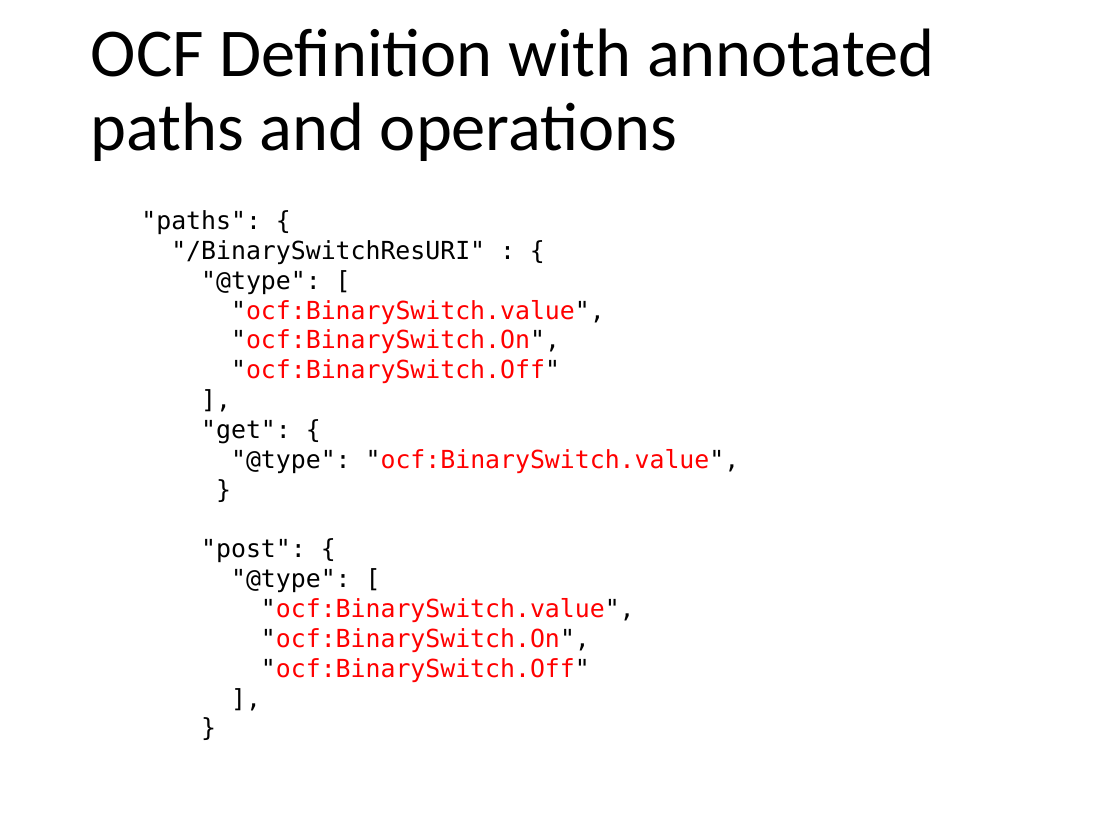
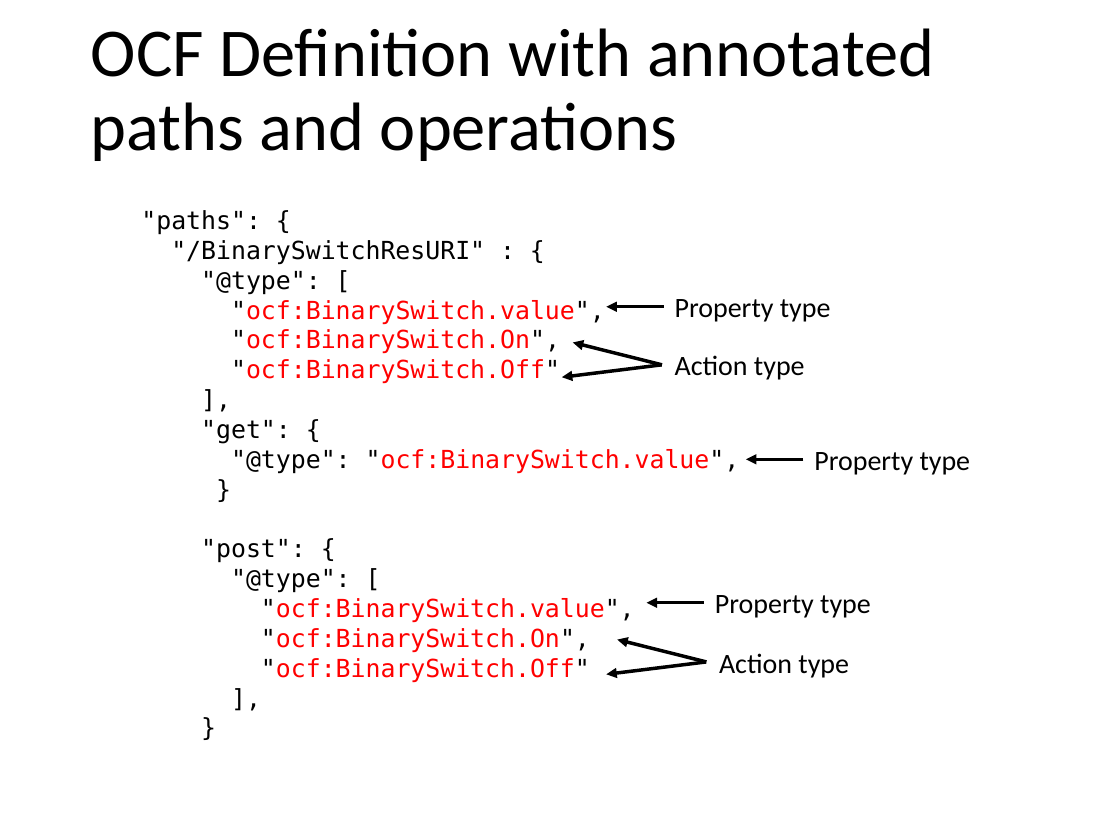
Before and after one commit to mjkoster/ODM-Examples, a slide deck: slide 26 of ODM-CDF.pptx. Drawn at 1120x840 pixels with LibreOffice and Linux fonts; fonts in the diff are those of the drawing. Boxes give left, top, right and bottom in pixels: in the first picture for what was removed or moved away, otherwise in the second. Text is boxed around its words. In the diff, an @@ line names an element or a change of style, - is before the commit and + after.

```diff
--- a/ODM-CDF.pptx
+++ b/ODM-CDF.pptx
@@ text added at box(675, 299, 831, 322), 18 pt, text #000000 @@
+Property type
@@ arrow added from (664, 307) to (606, 307), #000000 2.25 pt @@
@@ arrow added from (662, 365) to (572, 343), #000000 2.25 pt @@
@@ text added at box(675, 355, 805, 380), 18 pt, text #000000 @@
+Action type
@@ arrow added from (662, 365) to (562, 377), #000000 2.25 pt @@
@@ arrow added from (803, 459) to (746, 459), #000000 2.25 pt @@
@@ text added at box(814, 452, 971, 475), 18 pt, text #000000 @@
+Property type
@@ text added at box(715, 595, 871, 618), 18 pt, text #000000 @@
+Property type
@@ arrow added from (704, 603) to (646, 603), #000000 2.25 pt @@
@@ arrow added from (707, 662) to (617, 640), #000000 2.25 pt @@
@@ text added at box(719, 653, 849, 678), 18 pt, text #000000 @@
+Action type
@@ arrow added from (706, 662) to (606, 674), #000000 2.25 pt @@
```
Also in this commit, not shown: 2 other slides changed.
